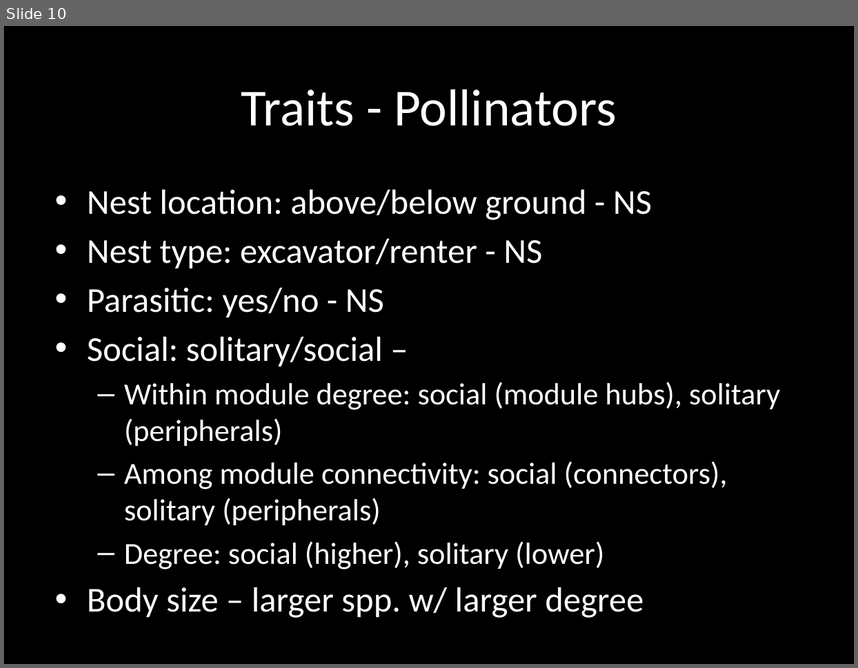
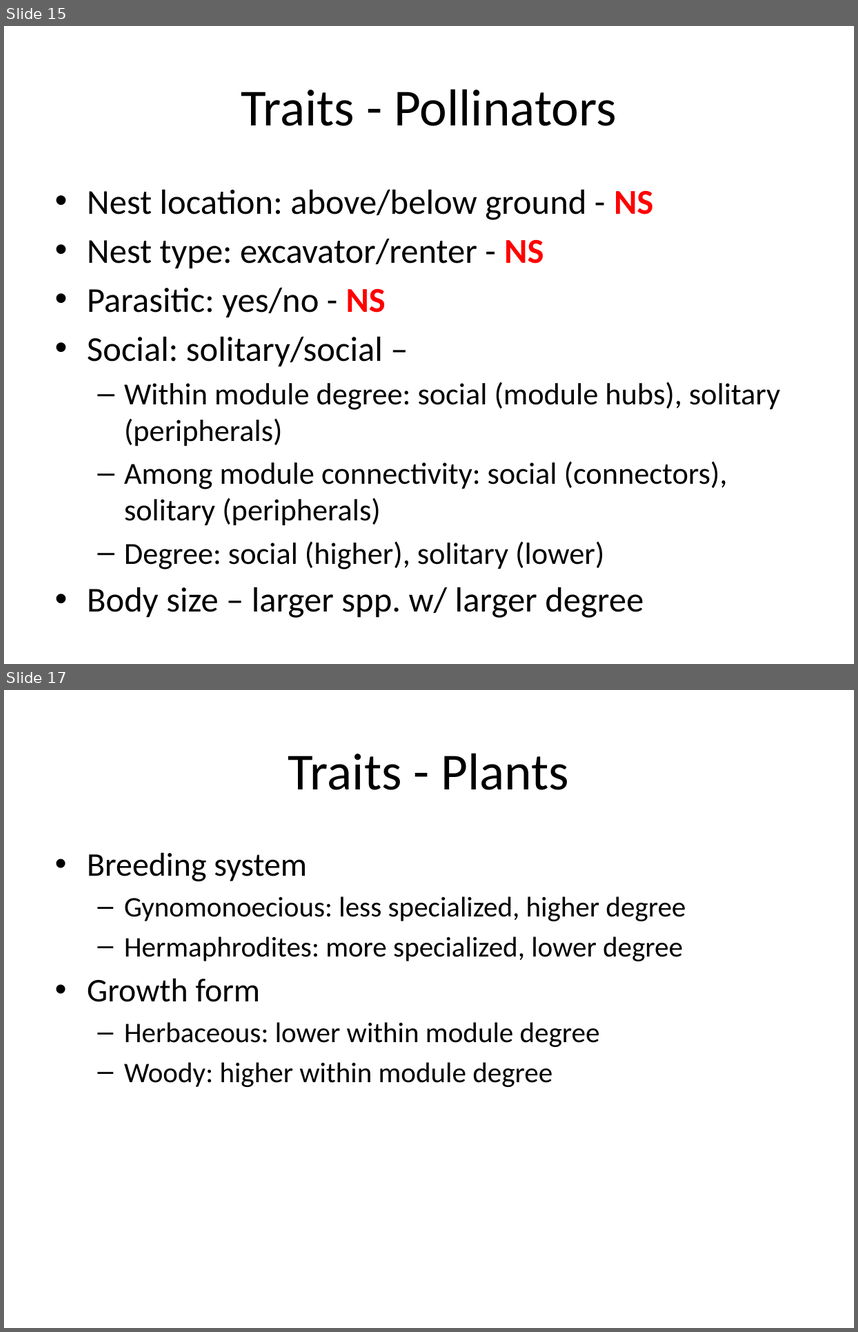
Before and after one commit to sckott/talks, a slide deck: canpolintalk/scott.pptx. Shown one above the other, each under a label of ours: slide 10 before the commit, slides 15 and 17 after it; the slides between them are not shown. The pictures are 858x668 and 858x1332 pixels, drawn with LibreOffice and Linux fonts; fonts in the diff are those of the drawing. Boxes give left, top, right and bottom in pixels: in the first picture for what was removed or moved away, otherwise in the second. Text is boxed around its words. In the diff, an @@ line names an element or a change of style, - is before the commit and + after.

```diff
--- a/canpolintalk/scott.pptx
+++ b/canpolintalk/scott.pptx
@@ slide 17 added at <box>4,690,854,1328</box>, background #FFFFFF @@
@@ title added at <box>288,753,570,790</box>, 44 pt, text #000000 @@
+Traits - Plants
@@ text added at <box>87,852,686,1087</box>, 24 pt, text #000000 @@
+• Breeding system
+  – Gynomonoecious: less specialized, higher degree
+  – Hermaphrodites: more specialized, lower degree
+• Growth form
+  – Herbaceous: lower within module degree
+  – Woody: higher within module degree
@@ what was slide 10 is now slide 15 @@
@@ slide 15 changed as well @@
@@ background #000000 to #FFFFFF @@
@@ title "Traits - Pollinators" at <box>241,89,616,126</box>: text colour #FFFFFF to #000000 @@
@@ text "Nest location: above/below ground - ..." at <box>87,190,780,617</box>: text colour #FFFFFF to #000000; text colour #FFFFFF to #FF0000, bold on in "NS", "NS", "NS" @@
```
Also in this commit, not shown: 15 other slides changed, 13 other slides added, 2 slides removed, 11 other files.
